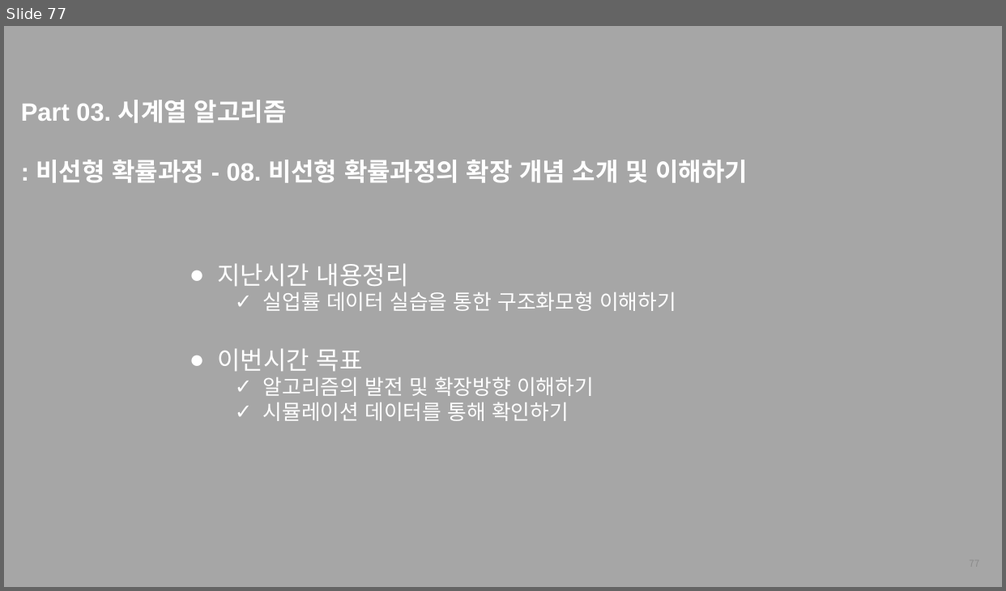
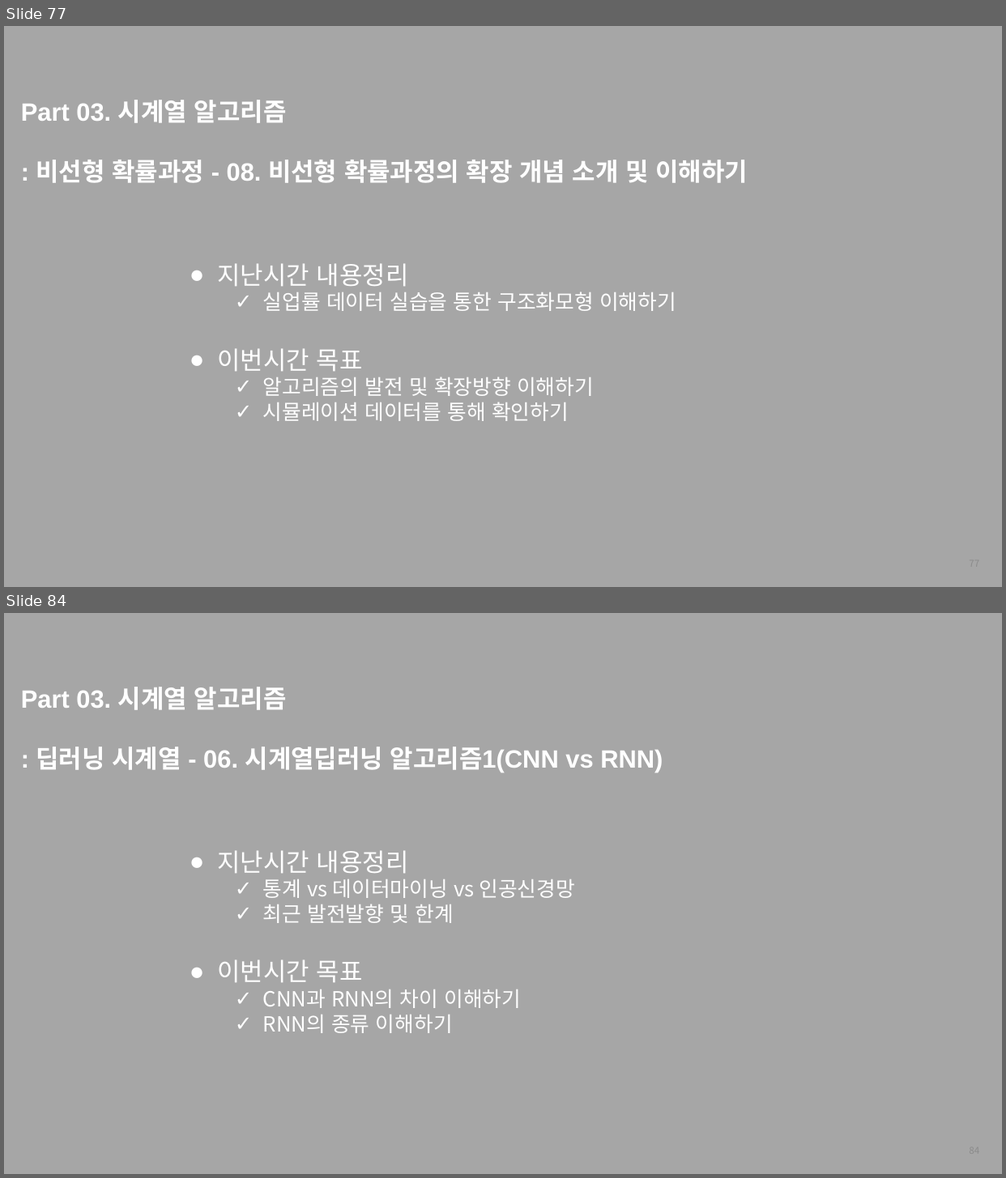
Before and after one commit to thekimk/All-About-Time-Series-Analysis, a slide deck: [FastCampus] 커리큘럼_김경원박사.pptx. Shown one above the other, each under a label of ours: slide 77 before the commit, slides 77 and 84 after it; the slides between them are not shown. The pictures are 1006x591 and 1006x1178 pixels, drawn with LibreOffice and Linux fonts; fonts in the diff are those of the drawing; background and template pictures are left out. Boxes give left, top, right and bottom in pixels: in the first picture for what was removed or moved away, otherwise in the second. Text is boxed around its words. In the diff, an @@ line names an element or a change of style, - is before the commit and + after.

```diff
--- a/[FastCampus] 커리큘럼_김경원박사.pptx
+++ b/[FastCampus] 커리큘럼_김경원박사.pptx
@@ slide 84 added at [4,613,1002,1174], background #A6A6A6 @@
@@ text added at [21,687,663,773], 24 pt, text #FFFFFF, bold @@
+Part 03. 시계열 알고리즘
+: 딥러닝 시계열 - 06. 시계열딥러닝 알고리즘1(CNN vs RNN)
@@ text added at [218,850,575,1033], 20 pt, text #FFFFFF @@
+● 지난시간 내용정리
+  ✓ 통계 vs 데이터마이닝 vs 인공신경망
+  ✓ 최근 발전발향 및 한계
+● 이번시간 목표
+  ✓ CNN과 RNN의 차이 이해하기
+  ✓ RNN의 종류 이해하기
@@ page number added at [756,1136,988,1166], 9 pt, text #8C8C8C @@
+84
```
Also in this commit, not shown: 12 other slides added, 2 other files.
